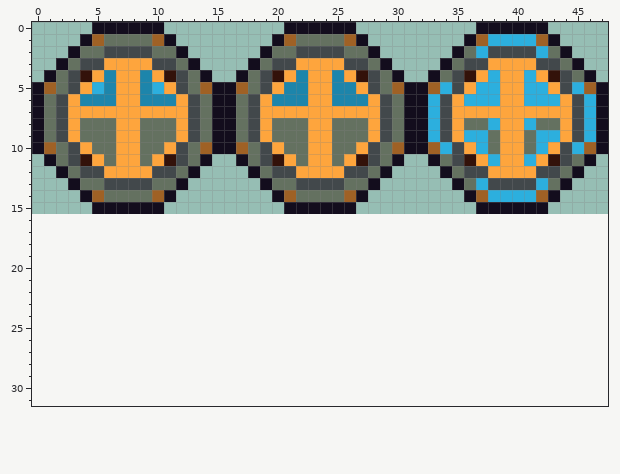
A pixel-art sprite gets an edit: Entities/Characters/Golem/golem.png. The picture above was drawn from the file before the commit.
The file is 48x16 pixels. The old version is drawn lined up with the new one, on the new canvas.
And afterwards:
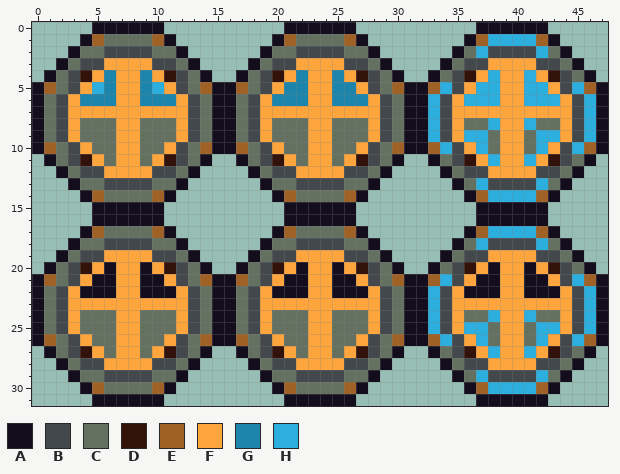
Palette (. is transparent): A #130d1d  B #42484b  C #647160  D #33120a  E #9f6125  F #fea53d  G #1d85ab  H #2cafde
Commit message: Added new sprite for golem that shows up when no player is in the golem
What changed:
canvas 48x16 -> 48x32
y 16: x 5..10 ...... -> AAAAAA; x 21..26 ...... -> AAAAAA; x 37..42 ...... -> AAAAAA
y 17: x 4..11 ........ -> AECCCCEA; x 20..27 ........ -> AECCCCEA; x 36..43 ........ -> AEHHHHEA
y 18: x 3..12 .......... -> ACCBBBBCCA; x 19..28 .......... -> ACCBBBBCCA; x 35..44 .......... -> ACHBBBBHCA
y 19: x 2..13 ............ -> ACBBFFFFBBCA; x 18..29 ............ -> ACBBFFFFBBCA; x 34..45 ............ -> ACBBFFFFBBCA
y 20: x 1..14 .............. -> ACBDFAFFAFDBCA; x 17..30 .............. -> ACBDFAFFAFDBCA; x 33..46 .............. -> ACBDFAFFAFDBCA
y 21: x 0..47 ................................................ -> AECBFAAFFAAFBCEAAECBFAAFFAAFBCEAAEHBFAAFFAAFBHEA
y 22: x 0..47 ................................................ -> ACBFAAAFFAAAFBCAACBFAAAFFAAAFBCAAHBFAAAFFAAAFBHA
y 23: x 0..47 ................................................ -> ACBFFFFFFFFFFBCAACBFFFFFFFFFFBCAAHBFFFFFFFFFFBHA
y 24: x 0..47 ................................................ -> ACBFCCCFFCCCFBCAACBFCCCFFCCCFBCAAHBFCCHFFHCCFBHA
y 25: x 0..47 ................................................ -> ACBFCCCFFCCCFBCAACBFCCCFFCCCFBCAAHBFHHCFFCHHFBHA
y 26: x 0..47 ................................................ -> AECBFCCFFCCFBCEAAECBFCCFFCCFBCEAAEHBFHCFFCHFBHEA
y 27: x 1..14 .............. -> ACBDFCFFCFDBCA; x 17..30 .............. -> ACBDFCFFCFDBCA; x 33..46 .............. -> ACBDFHFFHFDBCA
y 28: x 2..13 ............ -> ACBBFFFFBBCA; x 18..29 ............ -> ACBBFFFFBBCA; x 34..45 ............ -> ACBBFFFFBBCA
y 29: x 3..12 .......... -> ACCBBBBCCA; x 19..28 .......... -> ACCBBBBCCA; x 35..44 .......... -> ACHBBBBHCA
y 30: x 4..11 ........ -> AECCCCEA; x 20..27 ........ -> AECCCCEA; x 36..43 ........ -> AEHHHHEA
y 31: x 5..10 ...... -> AAAAAA; x 21..26 ...... -> AAAAAA; x 37..42 ...... -> AAAAAA
Where, in picture pixels (left, top, right, bottom), the same in both pictures:
added: (32, 214, 608, 406)
